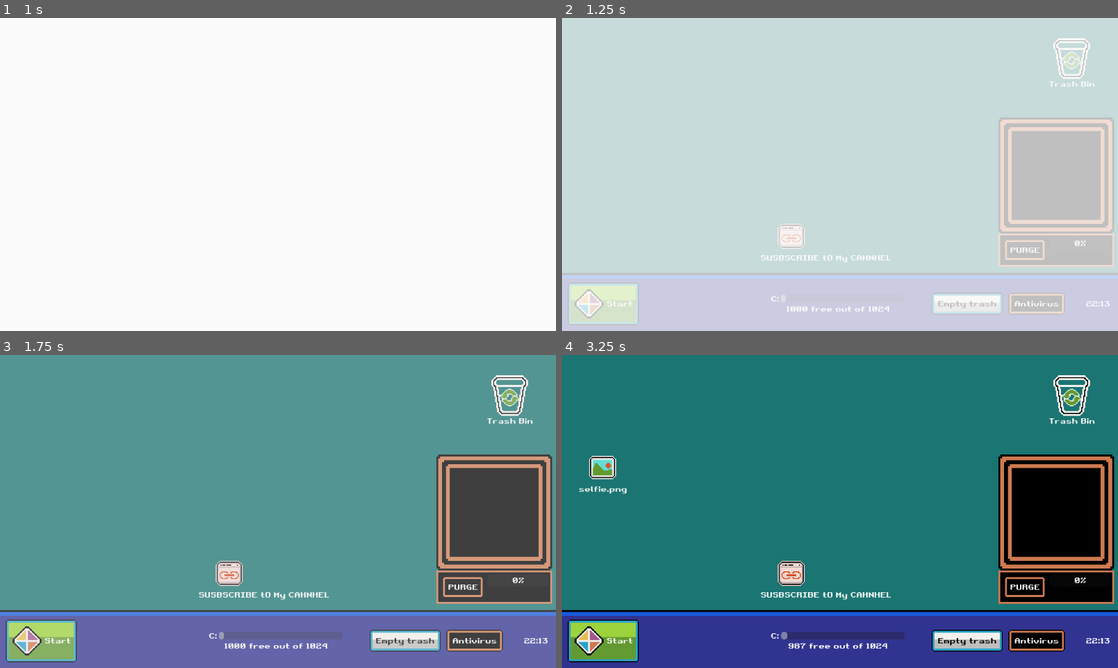
Above: before the commit, frames 1-4 (two rows, left to right).
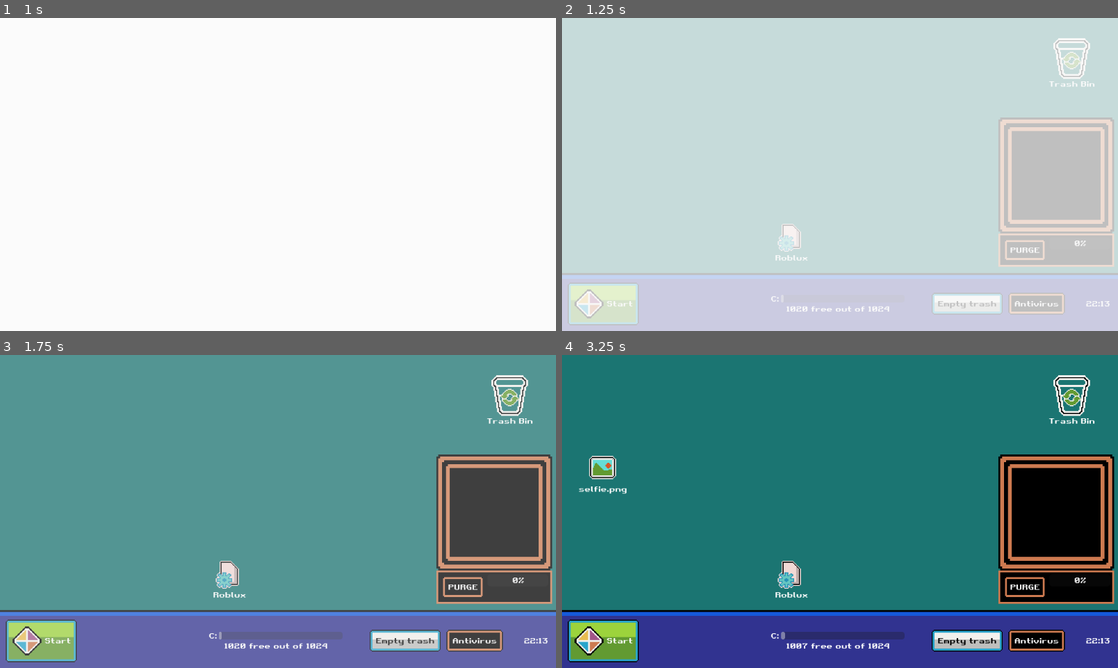
Above: after the commit, the same moments.

Repository: VileOar/ludum-dare-54
Game: Godot game, scene res://scenes/main.tscn
Two runs of this game, one before a commit and one after it. Both use one fixed random seed, a clock stepped at 60 frames per second and the inputs below. This scene is started directly instead of the project's main scene.
Inputs:
- Up to frame 1 (1 s): click "Start" at 0.5 s
- Up to frame 2 (1.25 s): no input
- Up to frame 3 (1.75 s): click "Start" at 1.25 s
- Up to frame 4 (3.25 s): click "Empty trash" at 2 s; click "OK" at 2.75 s

Frame 1 is identical in both runs. In frame 2, 0.4% of the frame differs, in the area x 35-60%, y 65-94%; in frame 3, 0.6%; in frame 4, 0.8%.

Commit message:
Recursion window + small fixes

Diff:
--- /dev/null
+++ b/scenes/files/download_exe_file.tscn
@@ -0,0 +1,11 @@
+[gd_scene load_steps=3 format=3 uid="uid://clh4useffttdt"]
+
+[ext_resource type="PackedScene" uid="uid://bu4xvcsll0w5n" path="res://scenes/files/error_exe_file.tscn" id="1_67417"]
+[ext_resource type="Script" path="res://scripts/files/download_exe_file.gd" id="2_8ql4l"]
+
+[node name="DownloadExeFile" instance=ExtResource("1_67417")]
+script = ExtResource("2_8ql4l")
+file_size = null
+move_dir = null
+speed = null
+drag = null
--- /dev/null
+++ b/scenes/files/recursion_exe_file.tscn
@@ -0,0 +1,12 @@
+[gd_scene load_steps=3 format=3 uid="uid://gu7tjp4t04y2"]
+
+[ext_resource type="PackedScene" uid="uid://dv0gqt42k76sy" path="res://scenes/files/draggable_file.tscn" id="1_rcrsb"]
+[ext_resource type="Script" path="res://scripts/files/recursion_exe_file.gd" id="2_4ei08"]
+
+[node name="ErrorExeFile" instance=ExtResource("1_rcrsb")]
+script = ExtResource("2_4ei08")
+
+[node name="SpawnErrorTimer" type="Timer" parent="." index="5"]
+one_shot = true
+
+[connection signal="timeout" from="SpawnErrorTimer" to="." method="_on_spawn_error_timer_timeout"]
--- a/scenes/main.tscn
+++ b/scenes/main.tscn
@@ -7,6 +7,8 @@
 [ext_resource type="PackedScene" uid="uid://crlkuni2202pw" path="res://scenes/desktop.tscn" id="2_jclm6"]
 [ext_resource type="Script" path="res://scripts/audio/audio.gd" id="3_8tq8v"]
 [ext_resource type="PackedScene" uid="uid://di25hfxjvfugn" path="res://scenes/ui/toolbar.tscn" id="4_gx0xd"]
+[ext_resource type="PackedScene" uid="uid://clh4useffttdt" path="res://scenes/files/download_exe_file.tscn" id="8_104f0"]
+[ext_resource type="PackedScene" uid="uid://gu7tjp4t04y2" path="res://scenes/files/recursion_exe_file.tscn" id="10_mris8"]
 
 [sub_resource type="Animation" id="Animation_an2fa"]
 resource_name = "enter"
@@ -64,6 +66,8 @@
 script = ExtResource("2_8ua7v")
 
 [node name="Desktop" parent="." instance=ExtResource("2_jclm6")]
+download_exe_scene = ExtResource("8_104f0")
+recursive_scene = ExtResource("10_mris8")
 
 [node name="AnimationPlayer" type="AnimationPlayer" parent="."]
 libraries = {
--- a/scripts/autoloads/global.gd
+++ b/scripts/autoloads/global.gd
@@ -12,6 +12,8 @@
 	INCREASE_SPAWN_EXE, ## increase the spawn rate considerably
 	CORRUPTED_FOLDER, ## "explodes" in several files when deleted
 	ERROR_MESSAGE_EXE, ## infintely spawns error messages
+	DOWNLOAD_EXE, ## show download bar (TODO: that can be easily closed...?)
+	RECURSIVE,
 #	ADD_POPUP_EXE, ## spawns an add popup
 	# TODO: add more as needed
 }
@@ -48,31 +50,41 @@
 		FileTypes.NORMAL : 5,
 		FileTypes.INCREASE_SPAWN_EXE : 0,
 		FileTypes.CORRUPTED_FOLDER : 0,
-		FileTypes.ERROR_MESSAGE_EXE : 5
+		FileTypes.ERROR_MESSAGE_EXE : 0,
+		FileTypes.DOWNLOAD_EXE: 5,
+		FileTypes.RECURSIVE: 0,
 	},
 	{
 		FileTypes.NORMAL : 7,
 		FileTypes.INCREASE_SPAWN_EXE : 2,
 		FileTypes.CORRUPTED_FOLDER : 1,
-		FileTypes.ERROR_MESSAGE_EXE : 0
+		FileTypes.ERROR_MESSAGE_EXE : 0,
+		FileTypes.DOWNLOAD_EXE: 5,
+		FileTypes.RECURSIVE: 5,
 	},
 	{
 		FileTypes.NORMAL : 15,
 		FileTypes.INCREASE_SPAWN_EXE : 2,
 		FileTypes.CORRUPTED_FOLDER : 1,
-		FileTypes.ERROR_MESSAGE_EXE : 2
+		FileTypes.ERROR_MESSAGE_EXE : 2,
+		FileTypes.DOWNLOAD_EXE: 5,
+		FileTypes.RECURSIVE: 5,
 	},
 	{
 		FileTypes.NORMAL : 15,
 		FileTypes.INCREASE_SPAWN_EXE : 3,
 		FileTypes.CORRUPTED_FOLDER : 3,
-		FileTypes.ERROR_MESSAGE_EXE : 3
+		FileTypes.ERROR_MESSAGE_EXE : 3,
+		FileTypes.DOWNLOAD_EXE: 3,
+		FileTypes.RECURSIVE: 3,
 	},
 	{
 		FileTypes.NORMAL : 20,
 		FileTypes.INCREASE_SPAWN_EXE : 5,
 		FileTypes.CORRUPTED_FOLDER : 5,
-		FileTypes.ERROR_MESSAGE_EXE : 5
+		FileTypes.ERROR_MESSAGE_EXE : 5,
+		FileTypes.DOWNLOAD_EXE: 5,
+		FileTypes.RECURSIVE: 5,
 	}
 ]
 
@@ -210,6 +222,20 @@
 			"size" : 24,
 			"anim_name": "link"
 		},
+	],
+	FileTypes.DOWNLOAD_EXE: [
+		{
+			"name" : "Roblux",
+			"size" : 4,
+			"anim_name": "exe"
+		},
+	],
+	FileTypes.RECURSIVE: [
+		{
+			"name" : "me.png",
+			"size" : 4,
+			"anim_name": "png"
+		},
 	]
 }
 
--- /dev/null
+++ b/scripts/files/download_exe_file.gd
@@ -0,0 +1,9 @@
+extends ErrorExeFile
+class_name DownloadExeFile
+
+func _on_spawn_error_timer_timeout():
+	var _rect_size = Global.bounds_rect.size
+
+	_next_position = Vector2(randf_range(-1, 1) * int(_rect_size.x), randf_range(-1, 1) * int(_rect_size.y))
+	SignalManager.new_window.emit(Global.WindowTypes.DOWNLOAD, _next_position)
+	_spawn_error_timer.start(SPAWN_ERROR_TIME / Global.current_wave)
--- a/scripts/files/error_exe_file.gd
+++ b/scripts/files/error_exe_file.gd
@@ -1,13 +1,12 @@
 extends EvilFile
 class_name ErrorExeFile
 
-const SPAWN_ERROR_TIME = 7
+const SPAWN_ERROR_TIME = 7.0
 const MESSAGE_OFFSET = 64.0
 const COLUMN_INTERVAL = 128.0
 
 @onready var _spawn_error_timer := $SpawnErrorTimer
 
-var _last_column_multiplier = 0
 var _first_position : Vector2
 var _next_position : Vector2
 
--- /dev/null
+++ b/scripts/files/recursion_exe_file.gd
@@ -0,0 +1,9 @@
+extends ErrorExeFile
+class_name RecursionExeFile
+
+func _on_spawn_error_timer_timeout():
+	var _rect_size = Global.bounds_rect.size
+
+	_next_position = Vector2(randf_range(-1, 1) * int(_rect_size.x), randf_range(-1, 1) * int(_rect_size.y))
+	SignalManager.new_window.emit(Global.WindowTypes.RECURSIVE, _next_position)
+	_spawn_error_timer.start(SPAWN_ERROR_TIME / Global.current_wave)
--- a/scripts/systems/desktop.gd
+++ b/scripts/systems/desktop.gd
@@ -5,6 +5,8 @@
 @export var file_scene : PackedScene
 @export var corrupted_files_scene : PackedScene
 @export var error_exe_scene : PackedScene
+@export var download_exe_scene : PackedScene
+@export var recursive_scene : PackedScene
 @export var window_scene : PackedScene
 @export var download_window_scene : PackedScene
 @export var recursive_window_scene : PackedScene
@@ -46,7 +48,6 @@
 			new_window = download_window_scene.instantiate()
 		Global.WindowTypes.RECURSIVE:
 			new_window = recursive_window_scene.instantiate()
-
 			var offset = Global.window_properties[window_type][0]["offset"]
 			windows_pos = last_position + Vector2(-offset, offset)
 		Global.WindowTypes.RECYCLING:
@@ -93,6 +94,12 @@
 		Global.FileTypes.ERROR_MESSAGE_EXE:
 			new_file = error_exe_scene.instantiate()
 			new_file.type = Global.FileTypes.ERROR_MESSAGE_EXE
+		Global.FileTypes.DOWNLOAD_EXE:
+			new_file = download_exe_scene.instantiate()
+			new_file.type = Global.FileTypes.DOWNLOAD_EXE
+		Global.FileTypes.RECURSIVE:
+			new_file = recursive_scene.instantiate()
+			new_file.type = Global.FileTypes.RECURSIVE
 
 	if new_file == null:
 		push_error("file type not found")
Not shown: 1 places in scenes/main.tscn that only renumber resources
